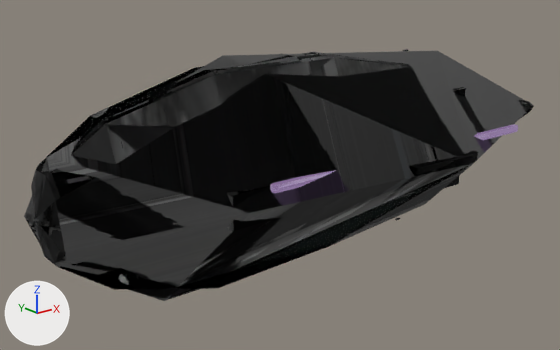
Renders of the glTF model assets/ships/parts/hulls/hull_multirole.glb from each side of a commit.
Before and after are seen from a camera (50 mm lens) standing at (-9.46, -10.43, 3.94) and looking at (-0.57, 0.69, -0.51). Every picture has the same lights, and +X, +Y and +Z are marked at lower left. The picture after the commit comes second. Where no turn or scale is listed for an object, it has been applied to the vertices.

Before the edit, the objects in view are built like this:
```python
ob_lod0_det_violet_stripe = bpy.data.objects.new('LOD0_DET_violet_stripe', me_cube_005)
ob_lod0_det_violet_stripe.location = (0.43, -1.69, 0.26)
ob_lod0_hull_multirole_main = bpy.data.objects.new('LOD0_HULL_MULTIROLE_MAIN', me_lod0_hull_starter_003)
ob_lod0_hull_multirole_main.location = (0.0, 0.0, 0.0)
ob_lod1_hull_multirole_silhouette = bpy.data.objects.new('LOD1_HULL_MULTIROLE_SILHOUETTE', me_lod0_hull_starter_001)
ob_lod1_hull_multirole_silhouette.location = (0.0, 0.0, 0.0)
ob_lod2_hull_multirole_silhouette = bpy.data.objects.new('LOD2_HULL_MULTIROLE_SILHOUETTE', me_lod0_hull_starter_002)
ob_lod2_hull_multirole_silhouette.location = (0.0, 0.0, 0.0)
```
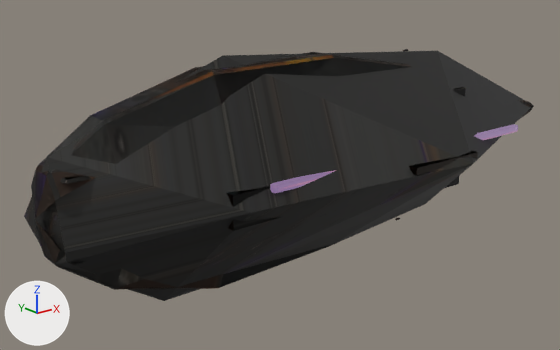
Boxes (x1, y1, x2, y2) around the edits, measured in the pictures (560 x 350 px):
'LOD2_HULL_MULTIROLE_SILHOUETTE', surface changed: (25, 51, 532, 301) in both
'LOD0_HULL_MULTIROLE_MAIN', surface changed: (33, 49, 533, 290) in both
'LOD1_HULL_MULTIROLE_SILHOUETTE', surface changed: (36, 55, 528, 196) in both

What changed in the scene script:
```text
Add img_hull_multirole_neutral_normal:
    img_hull_multirole_neutral_normal = load_image('hull_multirole_neutral_normal', '_unpacked/hull_multirole_neutral_normal', 256, 256, 'Non-Color')
Add img_hull_multirole_hull_orm_1k:
    img_hull_multirole_hull_orm_1k = load_image('hull_multirole_hull_orm_1k', '_unpacked/hull_multirole_hull_orm_1k', 1024, 1024, 'Non-Color')
Add img_hull_multirole_basecolor_1k:
    img_hull_multirole_basecolor_1k = load_image('hull_multirole_baseColor_1k', '_unpacked/hull_multirole_baseColor_1k', 1024, 1024, 'sRGB')
Change mat_material_hull:
    remove # nodes: BsdfPrincipled, Math, NormalMap, OutputMaterial, SeparateColor, TexImage x3
    remove # uses the picture img_hull_multirole_trim_sheet_1k
    remove # uses the picture img_hull_multirole_wear_mask_1k
    remove # uses the picture img_material_hull_ao_1k
    nodes: BsdfPrincipled, Mix, NormalMap, OutputMaterial, SeparateColor, TexImage x3
    colours: grey #adaaa6
    uses the picture img_hull_multirole_basecolor_1k
    uses the picture img_hull_multirole_hull_orm_1k
    uses the picture img_hull_multirole_neutral_normal
```
